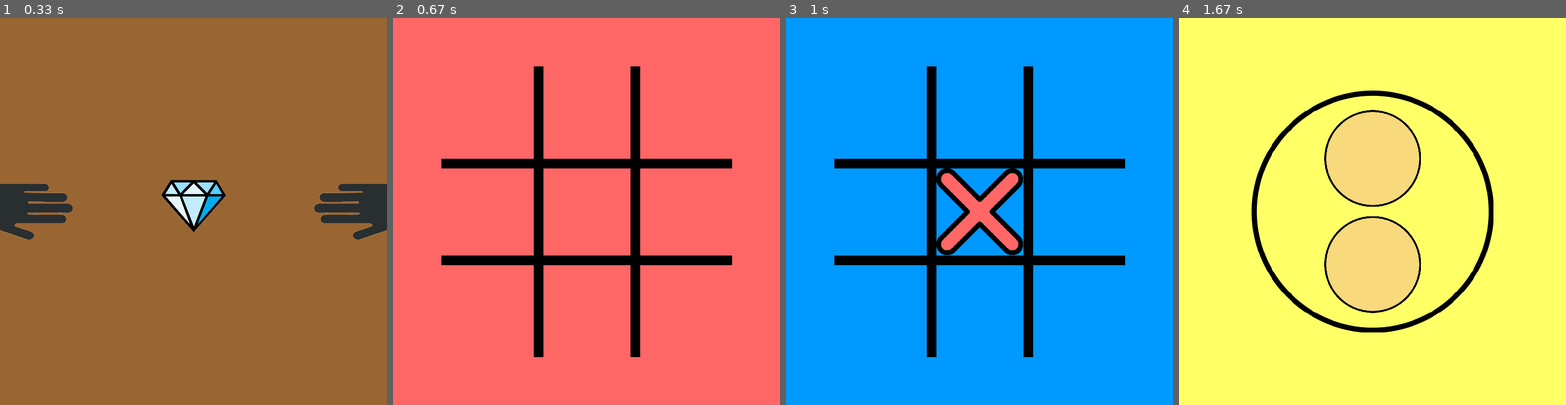
Above: before the commit, frames 1-4 (left to right).
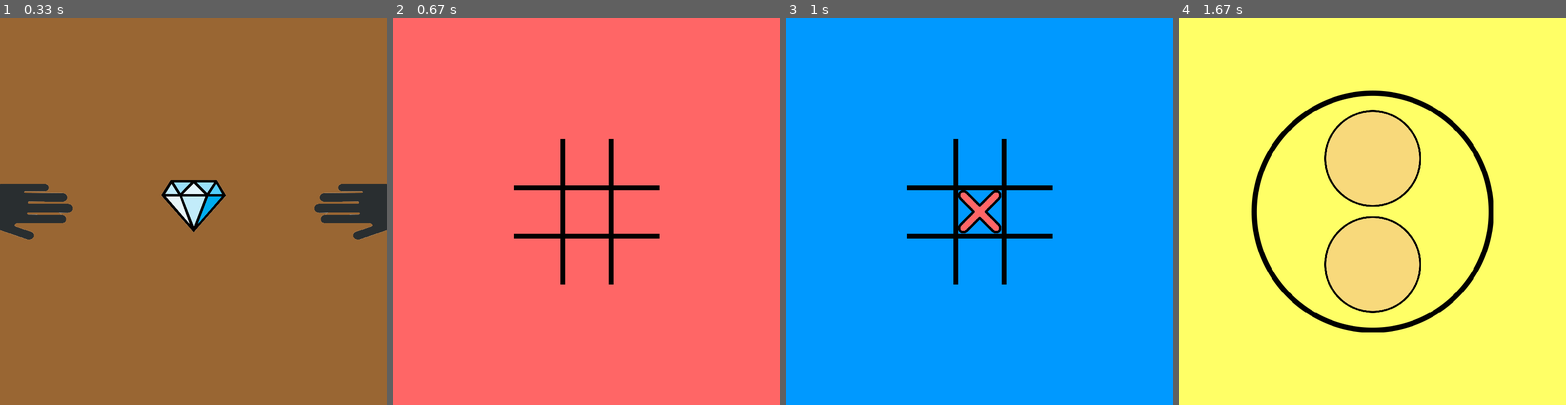
Above: after the commit, the same moments.

Repository: WingiM/PygameMiniGames
Game: pygame game, started from main.py
The game is run twice, just before and just after one commit, with the same random seed, the same clock (stepped at 60 frames per second) and the same inputs.
Inputs (mouse positions are in pixels of both pictures, inside the frame that each line leads up to):
- Up to frame 1 (0.33 s): no input
- Up to frame 2 (0.67 s): tap Right Alt at 0.33 s
- Up to frame 3 (1 s): click (964, 226) at 0.72 s
- Up to frame 4 (1.67 s): tap Space at 1 s; tap Right Alt at 1.33 s

Frame 1 is identical in both runs. In frame 2, 8.6% of the frame differs, in the area x 12-88%, y 12-88%; in frame 3, 10%; in frame 4, nothing differs.

Commit message:
Added win lines in TTT

Diff:
--- a/TicTacToe.py
+++ b/TicTacToe.py
@@ -109,7 +109,7 @@
                 x2 = (WIDTH - self.width * self.cell_size) // 2 + x2 * self.cell_size
                 y1 = (HEIGHT - self.height * self.cell_size) // 2 + y1 * self.cell_size
                 y2 = (HEIGHT - self.height * self.cell_size) // 2 + y2 * self.cell_size + self.cell_size
-            pygame.draw.line(self.screen, (255, 255, 255), (x1, y1), (x2, y2), 6)
+            pygame.draw.line(self.screen, (255, 255, 255), (x1, y1), (x2, y2), self.outline)
             pygame.display.set_caption(f'Крестики нолики ({self.won.upper()} ПОБЕДИЛ!)')
 
     def restart(self):
--- a/constants.py
+++ b/constants.py
@@ -9,7 +9,7 @@
 # Константы для игры в крестики-нолики
 TTT_CLICK_SOUND = 'click.mp3'
 TTT_WIN_SOUND = 'ttt_win.mp3'
-TTT_CELL_CIZE = 200
+TTT_CELL_CIZE = 100
 
 # Константы для игры в сумо
 SUMO_WIN_SOUND = 'sumo_victory.mp3'
